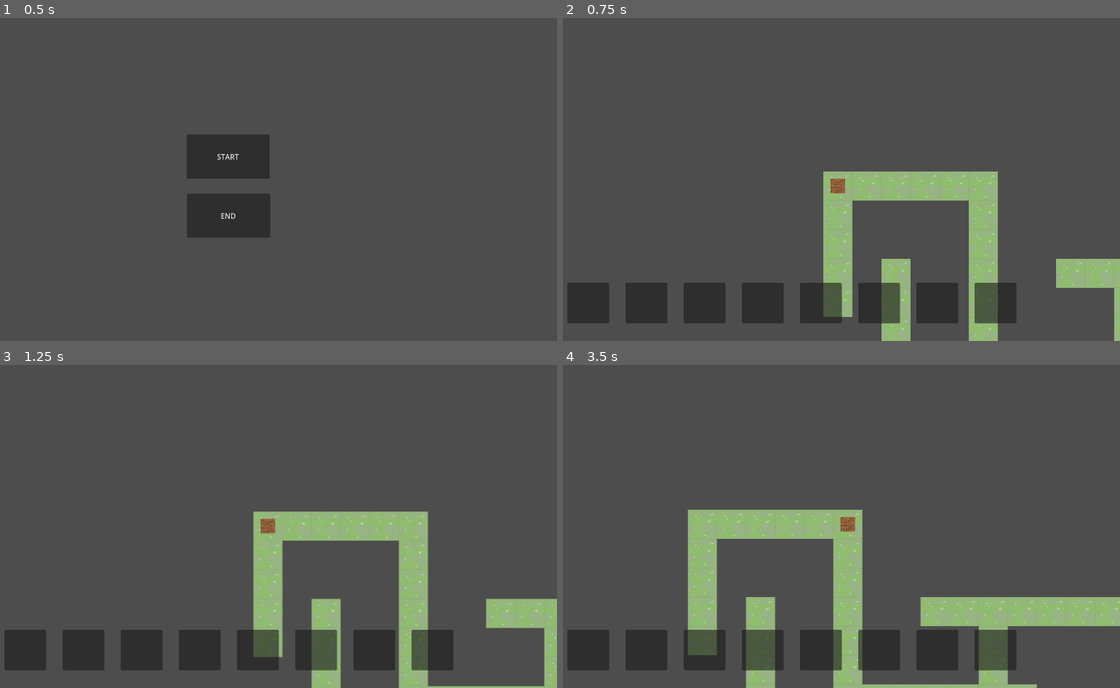
Above: before the commit, frames 1-4 (two rows, left to right).
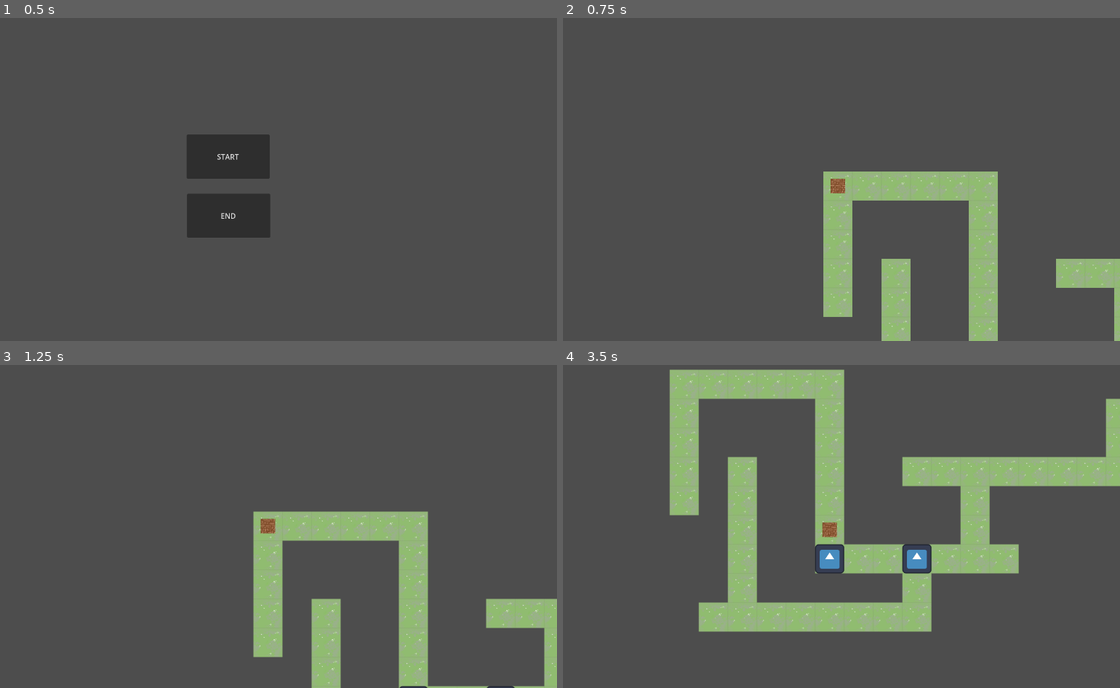
Above: after the commit, the same moments.

Repository: Flash-Night/ld58
Game: Godot game, scene res://main.tscn
Same seed, same stepped clock (60 frames per second), same inputs: the game is played once before the commit and once after it. The engine's default icon, where the game draws it, is replaced by a stand-in: a white triangle on a blue panel in a dark square.
Inputs:
- Up to frame 1 (0.5 s): no input
- Up to frame 2 (0.75 s): click "START" at 0.5 s
- Up to frame 3 (1.25 s): no input
- Up to frame 4 (3.5 s): hold Right (ui_right) 1.28-2.03 s; hold Down (ui_down) 2.03-2.78 s; hold Right (ui_right) from 2.78 s (still down)

Frame 1 is identical in both runs. In frame 2, 7.4% of the frame differs, in the area x 0-82%, y 81-95%; in frame 3, 7.5%; in frame 4, 33%, in the area x 0-100%, y 1-100%.

Commit message:
complete monsterlayer logic(?)

Diff:
--- a/game.tscn
+++ b/game.tscn
@@ -1,8 +1,9 @@
-[gd_scene load_steps=5 format=4 uid="uid://cppyyv1etyp1c"]
+[gd_scene load_steps=6 format=4 uid="uid://cppyyv1etyp1c"]
 
 [ext_resource type="TileSet" uid="uid://ct4qtskumin4" path="res://map/maptile.tres" id="1_80nbo"]
 [ext_resource type="PackedScene" uid="uid://crn883haovaie" path="res://player.tscn" id="1_e2o6t"]
 [ext_resource type="Script" uid="uid://4mgk2t02rju7" path="res://monster_layer.gd" id="2_fc0e3"]
+[ext_resource type="PackedScene" uid="uid://canlrp32scija" path="res://monster.tscn" id="3_7jktm"]
 [ext_resource type="PackedScene" uid="uid://5rp7htiqtlyd" path="res://camera_ui.tscn" id="3_feb5d"]
 
 [node name="Game" type="Node2D"]
@@ -14,8 +15,16 @@
 z_index = 1
 script = ExtResource("2_fc0e3")
 
+[node name="Monster" parent="MonsterLayer" instance=ExtResource("3_7jktm")]
+position = Vector2(351, 416)
+
+[node name="Monster2" parent="MonsterLayer" instance=ExtResource("3_7jktm")]
+position = Vector2(541, 417)
+id = 1
+
 [node name="Map" type="TileMapLayer" parent="."]
 tile_map_data = PackedByteArray("AAAAAAAAAAAAAAAAAAABAAAAAAAAAAAAAAACAAAAAAAAAAAAAAADAAAAAAAAAAAAAAAEAAAAAAAAAAAAAAAFAA …(848 unchanged characters)…
 tile_set = ExtResource("1_80nbo")
 
 [node name="Camera2D" parent="." instance=ExtResource("3_feb5d")]
+visible = false
--- a/monster.gd
+++ b/monster.gd
@@ -1 +1,14 @@
 extends Node2D
+
+@export var id:int
+
+var pos:Vector2i
+
+func _ready():
+	pass
+
+func init() -> Vector2i:
+	pos = Vector2i(int(self.position.x / 64),int(self.position.y / 64))
+	self.position.x = pos.x * 64 + 32
+	self.position.y = pos.y * 64 + 32
+	return pos
--- a/monster.tscn
+++ b/monster.tscn
@@ -1,6 +1,11 @@
-[gd_scene load_steps=2 format=3 uid="uid://canlrp32scija"]
+[gd_scene load_steps=3 format=3 uid="uid://canlrp32scija"]
 
 [ext_resource type="Script" uid="uid://sokpu5qrhrvu" path="res://monster.gd" id="1_s3gyj"]
+[ext_resource type="Texture2D" uid="uid://bawtve50f2r23" path="res://icon.svg" id="2_mrqeg"]
 
 [node name="Monster" type="Node2D"]
 script = ExtResource("1_s3gyj")
+
+[node name="Sprite2D" type="Sprite2D" parent="."]
+scale = Vector2(0.5, 0.5)
+texture = ExtResource("2_mrqeg")
--- a/monster_layer.gd
+++ b/monster_layer.gd
@@ -1,8 +1,12 @@
 extends Node2D
 
-var monsterList:Array
+var monsterList:Array[Node]
 var monsterDict:Dictionary
 
 func _ready() -> void:
-	monsterList = []
 	monsterDict = {}
+	monsterList = get_children(false)
+	for _child in monsterList:
+		var pos = _child.init()
+		monsterDict[pos] = _child
+		print(pos)
--- a/player.gd
+++ b/player.gd
@@ -2,8 +2,10 @@
 
 var animation:AnimatedSprite2D
 var map:TileMapLayer
+var monsterLayer:Node2D
+
 var pos:Vector2i
-var speed = 4
+var speed = 8
 
 var state:int
 
@@ -11,6 +13,8 @@
 func _ready() -> void:
 	#animation = get_node("Animation")
 	map = get_parent().get_node("Map")
+	monsterLayer = get_parent().get_node("MonsterLayer")
+
 	pos = Vector2i(0,0)
 	state = 0
 	self.position.x = 32
@@ -30,6 +34,14 @@
 		moving()
 
 
+func isMovable(targetpos:Vector2i) -> bool:
+	if map.get_cell_source_id(targetpos) != 0:
+		return false
+	if monsterLayer.monsterDict.has(targetpos):
+		return false
+	return true
+
+
 func move(direction:String) -> void:
 	var targetpos = Vector2i(pos.x,pos.y)
 	#animation.play(direction)
@@ -41,10 +53,10 @@
 		targetpos.y -= 1
 	elif direction == "front":
 		targetpos.y += 1
-	var cellID = map.get_cell_source_id(targetpos)
-	if cellID == 0:
+	if isMovable(targetpos):
 		pos = targetpos
 		state = 1
+		moving()
 
 func moving() -> void:
 	var _posx = pos.x * 64 + 32
